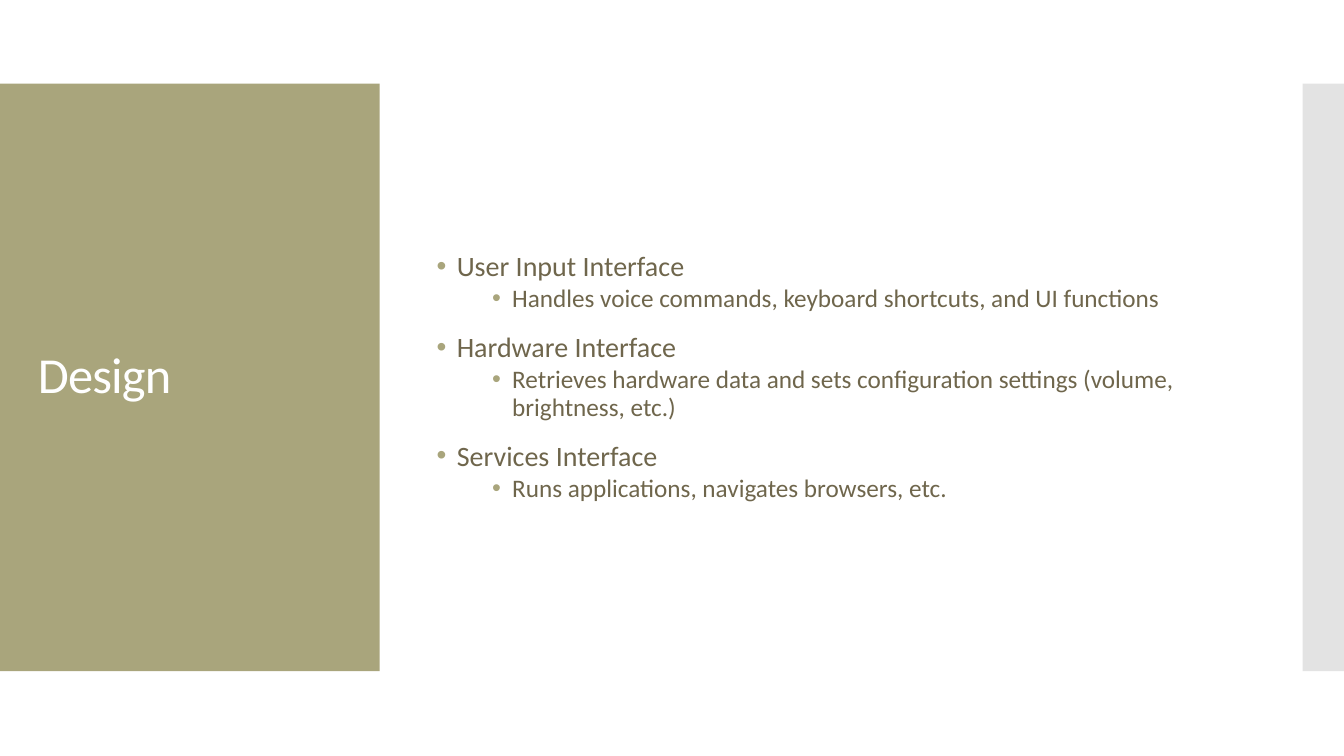
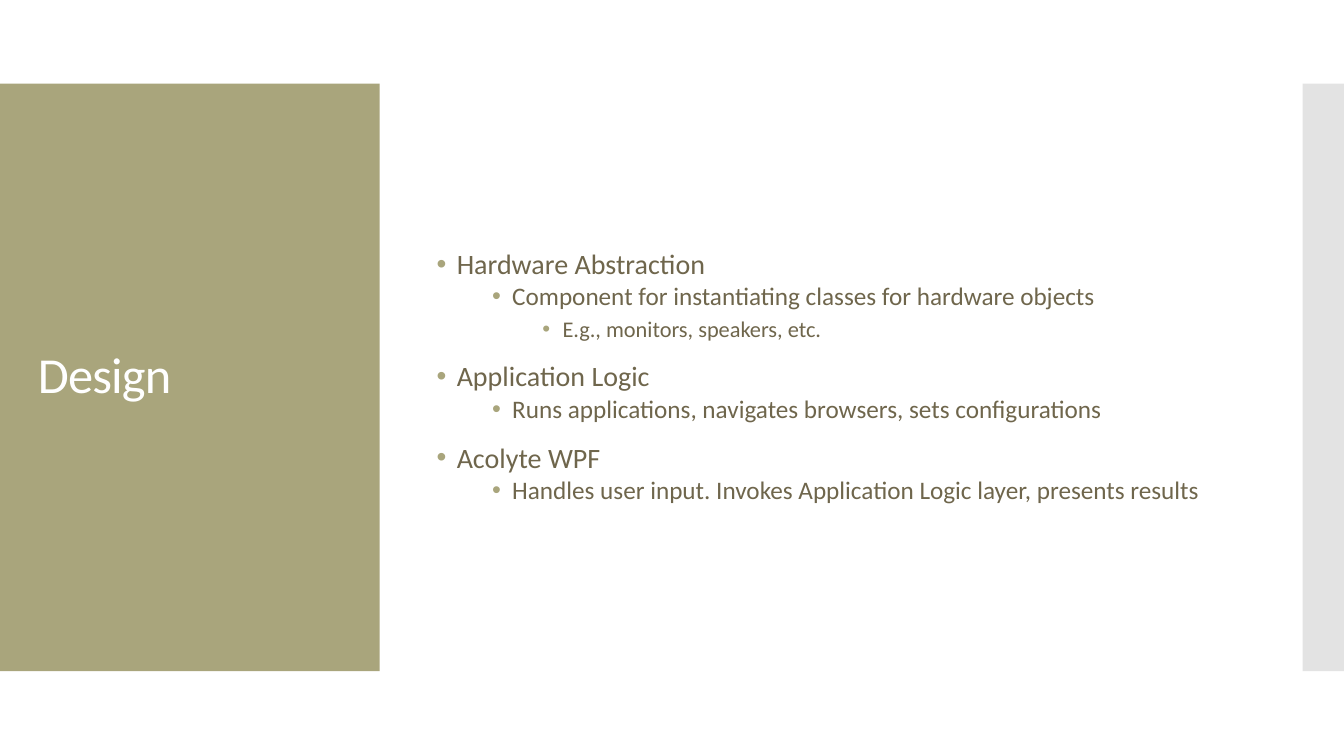
Before and after one commit to swen5232/Final, a slide deck: slide 6 of Acolyte/AcolytePresentation.pptx. Drawn at 1344x756 pixels with LibreOffice and Linux fonts; fonts in the diff are those of the drawing. Boxes give left, top, right and bottom in pixels: in the first picture for what was removed or moved away, otherwise in the second. Text is boxed around its words. In the diff, an @@ line names an element or a change of style, - is before the commit and + after.

```diff
--- a/Acolyte/AcolytePresentation.pptx
+++ b/Acolyte/AcolytePresentation.pptx
@@ text at [457,254,1198,504]: text changed @@
-• User Input Interface
-  • Handles voice commands, keyboard shortcuts, and UI functions
-• Hardware Interface
-  • Retrieves hardware data and sets configuration settings (volume, brightness, etc.)
-• Services Interface
-  • Runs applications, navigates browsers, etc.
+• Hardware Abstraction
+  • Component for instantiating classes for hardware objects
+    • E.g., monitors, speakers, etc.
+• Application Logic
+  • Runs applications, navigates browsers, sets configurations
+• Acolyte WPF
+  • Handles user input. Invokes Application Logic layer, presents results
```
Also in this commit, not shown: 2 other slides changed, 1 slide added.
